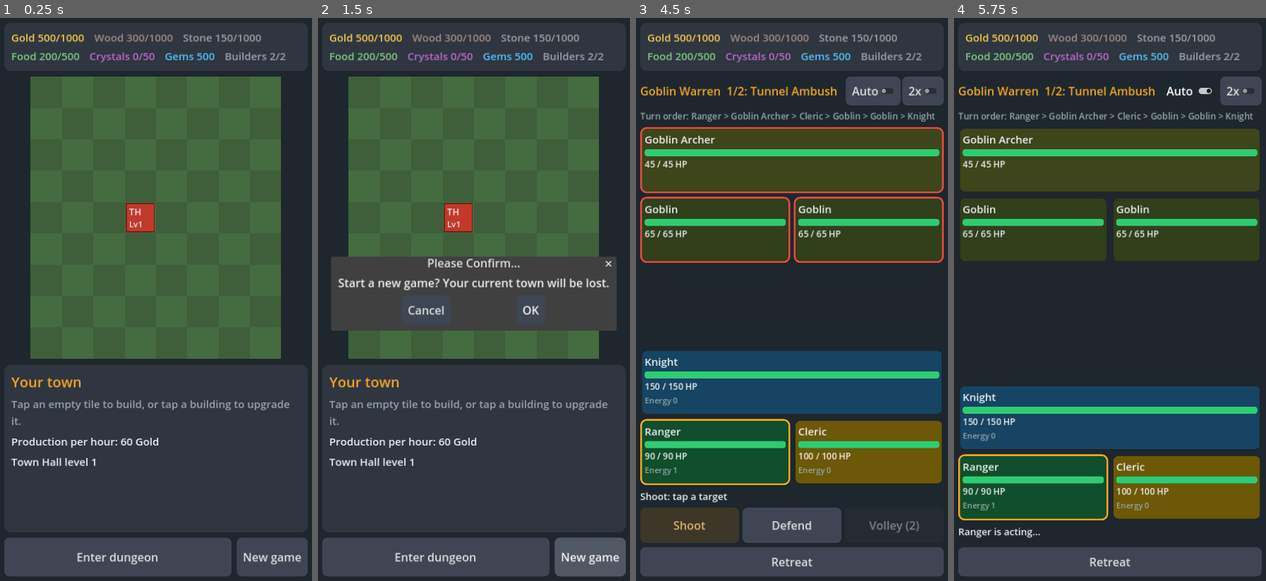
Above: before the commit, frames 1-4 (left to right).
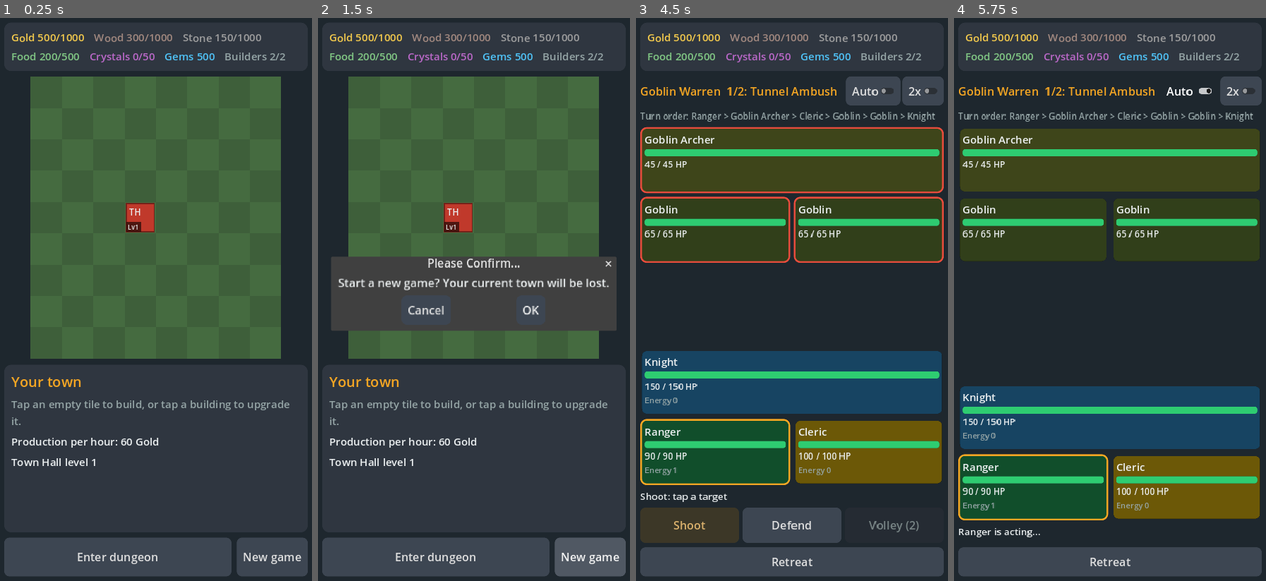
Above: after the commit, the same moments.

Repository: BringOutTheRainn/test-
Game: Godot game, scene res://src/main.tscn
Two runs of this game, one before a commit and one after it. Both use one fixed random seed, a clock stepped at 60 frames per second and the inputs below.
Inputs:
- Up to frame 1 (0.25 s): no input
- Up to frame 2 (1.5 s): click "New game" at 0.5 s; click "New game" at 1.25 s
- Up to frame 3 (4.5 s): click "Enter dungeon" at 2 s; click "Enter dungeon" at 2.75 s; click "OK" at 3.5 s; click "Enter dungeon" at 4.25 s
- Up to frame 4 (5.75 s): click "Auto" at 5 s

The runs differ from the first frame. In frame 1, 1.4% of the frame differs, in the area x 3-97%, y 2-98%; in frame 2, 1.7%; in frame 3, 2.5%, in the area x 1-97%, y 2-98%; in frame 4, 2.4%.

Commit message:
Load pixel-art sprites from art/ with placeholder fallback
Buildings, heroes and enemies use art/<type>/<id>.png or a "sprite" path
from their data file; anything without art keeps its colored block.
Adds tools/pixelize.py to turn AI-generated images into clean sprites on
the 32-color palette in art/palette.hex, and nearest filtering so pixels
stay sharp.

Co-Authored-By: Claude Opus 5.5 (1M context) <noreply@anthropic.com>
Claude-Session: https://claude.ai/code/session_012sfydrs7PtcLq5Ad8eH3VE

Diff:
--- a/project.godot
+++ b/project.godot
@@ -34,4 +34,5 @@
 [rendering]
 
 renderer/rendering_method="mobile"
+textures/canvas_textures/default_texture_filter=0
 textures/vram_compression/import_etc2_astc=true
--- a/src/ui/grid_view.gd
+++ b/src/ui/grid_view.gd
@@ -1,11 +1,12 @@
 extends Control
-## Draws the city grid and reports taps on tiles. Placeholder art: each
-## building is a colored block using the "color" and "short" fields from its
-## data file.
+## Draws the city grid and reports taps on tiles. A building is drawn with its
+## sprite (see sprites.gd); one without art is a colored block using the
+## "color" and "short" fields from its data file.
 
 signal tile_tapped(cell: Vector2i)
 
 const UI := preload("res://src/ui/ui_kit.gd")
+const Sprites := preload("res://src/ui/sprites.gd")
 const GRASS_A := Color("#3e5f3a")
 const GRASS_B := Color("#456b40")
 
@@ -70,20 +71,33 @@
 		var rect := Rect2(o + Vector2(int(b.x), int(b.y)) * t, Vector2(t, t)).grow(-4)
 		var color := Color(str(def.get("color", "#888888")))
 		var timer: Dictionary = city.timer_for(b.uid)
-		if int(b.level) == 0:
-			color = color.darkened(0.45)
-		draw_rect(rect, color)
-		draw_rect(rect, color.darkened(0.4), false, 3.0)
-		var short := str(def.get("short", def.get("name", "?")))
-		draw_string(font, rect.position + Vector2(6, 26), short, HORIZONTAL_ALIGNMENT_LEFT, rect.size.x - 8, 20, UI.TEXT)
+		var tex := Sprites.for_entry("buildings", def)
+		if tex != null:
+			# Unfinished buildings are drawn dimmed until their first build completes.
+			var tint := Color(0.45, 0.45, 0.45) if int(b.level) == 0 else Color.WHITE
+			draw_texture_rect(tex, Sprites.fit_bottom(tex, rect.grow(2)), false, tint)
+		else:
+			if int(b.level) == 0:
+				color = color.darkened(0.45)
+			draw_rect(rect, color)
+			draw_rect(rect, color.darkened(0.4), false, 3.0)
+			var short := str(def.get("short", def.get("name", "?")))
+			draw_string(font, rect.position + Vector2(6, 26), short, HORIZONTAL_ALIGNMENT_LEFT, rect.size.x - 8, 20, UI.TEXT)
 		if int(b.level) > 0:
-			draw_string(font, rect.position + Vector2(6, rect.size.y - 10), "Lv%d" % int(b.level), HORIZONTAL_ALIGNMENT_LEFT, rect.size.x - 8, 18, UI.TEXT)
+			_draw_level(rect, int(b.level), font)
 		if not timer.is_empty():
 			var bar := Rect2(rect.position + Vector2(4, rect.size.y * 0.5), Vector2(rect.size.x - 8, 10))
 			draw_rect(bar, UI.BG)
 			draw_rect(Rect2(bar.position, Vector2(bar.size.x * city.timers.progress(timer), bar.size.y)), UI.ACCENT)
-			draw_string(font, bar.position + Vector2(0, 30), UI.format_time(city.timers.remaining(timer)), HORIZONTAL_ALIGNMENT_LEFT, bar.size.x, 16, UI.TEXT)
+			draw_rect(Rect2(bar.position + Vector2(0, 12), Vector2(bar.size.x, 20)), Color(0, 0, 0, 0.6))
+			draw_string(font, bar.position + Vector2(2, 28), UI.format_time(city.timers.remaining(timer)), HORIZONTAL_ALIGNMENT_LEFT, bar.size.x, 16, UI.TEXT)
 
 	if selected.x >= 0:
 		var sel := Rect2(o + Vector2(selected) * t, Vector2(t, t)).grow(-2)
 		draw_rect(sel, UI.ACCENT, false, 4.0)
+
+
+func _draw_level(rect: Rect2, level: int, font: Font) -> void:
+	var badge := Rect2(rect.position + Vector2(0, rect.size.y - 22), Vector2(34, 22))
+	draw_rect(badge, Color(0, 0, 0, 0.6))
+	draw_string(font, badge.position + Vector2(3, 17), "Lv%d" % level, HORIZONTAL_ALIGNMENT_LEFT, badge.size.x, 15, UI.TEXT)
--- /dev/null
+++ b/src/ui/sprites.gd
@@ -0,0 +1,45 @@
+extends RefCounted
+## Finds the picture for a piece of content. A data entry can name its image
+## with a "sprite" path; without one the game looks for art/<type>/<id>.png.
+## Content with no image keeps its placeholder (a colored block), so art can
+## be added one file at a time.
+##
+## Imported textures are used when the project has been imported (the editor,
+## CI and exported builds). From a fresh clone the PNG is read directly, so the
+## game still shows art without opening the editor.
+
+const ART_ROOT := "res://art"
+
+static var _cache: Dictionary = {}
+
+
+## The texture for a content entry, or null if it has none.
+static func for_entry(type: String, def: Dictionary) -> Texture2D:
+	var path := str(def.get("sprite", ""))
+	if path == "":
+		path = ART_ROOT.path_join(type).path_join(str(def.get("id", "")) + ".png")
+	return load_texture(path)
+
+
+static func load_texture(path: String) -> Texture2D:
+	if _cache.has(path):
+		return _cache[path]
+	var tex: Texture2D = null
+	if ResourceLoader.exists(path, "Texture2D"):
+		tex = ResourceLoader.load(path, "Texture2D")
+	elif FileAccess.file_exists(path):
+		var image := Image.load_from_file(path)
+		if image != null and not image.is_empty():
+			tex = ImageTexture.create_from_image(image)
+	_cache[path] = tex
+	return tex
+
+
+## Largest rect with the texture's aspect ratio that fits inside "area",
+## anchored to the bottom so buildings and characters stand on their tile.
+static func fit_bottom(tex: Texture2D, area: Rect2) -> Rect2:
+	var tex_size := tex.get_size()
+	var scale := minf(area.size.x / tex_size.x, area.size.y / tex_size.y)
+	var size := (tex_size * scale).floor()
+	var pos := Vector2(area.position.x + (area.size.x - size.x) / 2.0, area.end.y - size.y)
+	return Rect2(pos.floor(), size)
--- a/src/ui/unit_card.gd
+++ b/src/ui/unit_card.gd
@@ -5,6 +5,7 @@
 signal tapped(uid: String)
 
 const UI := preload("res://src/ui/ui_kit.gd")
+const Sprites := preload("res://src/ui/sprites.gd")
 
 var uid := ""
 var _name: Label
@@ -27,11 +28,27 @@
 	column.mouse_filter = Control.MOUSE_FILTER_IGNORE
 	column.add_theme_constant_override("separation", 4)
 	add_child(column)
+	var top := HBoxContainer.new()
+	top.mouse_filter = Control.MOUSE_FILTER_IGNORE
+	column.add_child(top)
+	var type := "heroes" if u.team == "hero" else "enemies"
+	var tex := Sprites.for_entry(type, Content.entry(type, u.id))
+	if tex != null:
+		var portrait := TextureRect.new()
+		portrait.texture = tex
+		portrait.custom_minimum_size = Vector2(64, 64)
+		portrait.expand_mode = TextureRect.EXPAND_IGNORE_SIZE
+		portrait.stretch_mode = TextureRect.STRETCH_KEEP_ASPECT_CENTERED
+		portrait.mouse_filter = Control.MOUSE_FILTER_IGNORE
+		top.add_child(portrait)
 	_name = UI.label(u.name + (" (boss)" if u.boss else ""), 24)
+	_name.size_flags_horizontal = Control.SIZE_EXPAND_FILL
 	_hp_bar = UI.progress_bar(UI.GOOD, 16)
 	_hp = UI.label("", 20)
 	_info = UI.label("", 18, UI.MUTED)
-	for c in [_name, _hp_bar, _hp, _info]:
+	_name.mouse_filter = Control.MOUSE_FILTER_IGNORE
+	top.add_child(_name)
+	for c in [_hp_bar, _hp, _info]:
 		c.mouse_filter = Control.MOUSE_FILTER_IGNORE
 		column.add_child(c)
 
--- a/tests/run_tests.gd
+++ b/tests/run_tests.gd
@@ -24,6 +24,7 @@
 	for test in [
 		"test_content_loads",
 		"test_content_references",
+		"test_sprite_paths",
 		"test_inventory_caps",
 		"test_place_and_build",
 		"test_builders_limit",
@@ -98,6 +99,14 @@
 		check(content.has_entry("heroes", id), "starting hero %s exists" % id)
 
 
+## A "sprite" named in data must point at a real file.
+func test_sprite_paths() -> void:
+	for type in ContentDB.TYPES:
+		for e in content.list(type):
+			if e.has("sprite"):
+				check(FileAccess.file_exists(str(e.sprite)), "%s %s sprite %s exists" % [type, e.id, e.sprite])
+
+
 # --- City ---------------------------------------------------------------------
 
 func test_inventory_caps() -> void:
Not shown, changed: README.md
Not shown, added: art/palette.hex
Not shown, added: tools/pixelize.py
